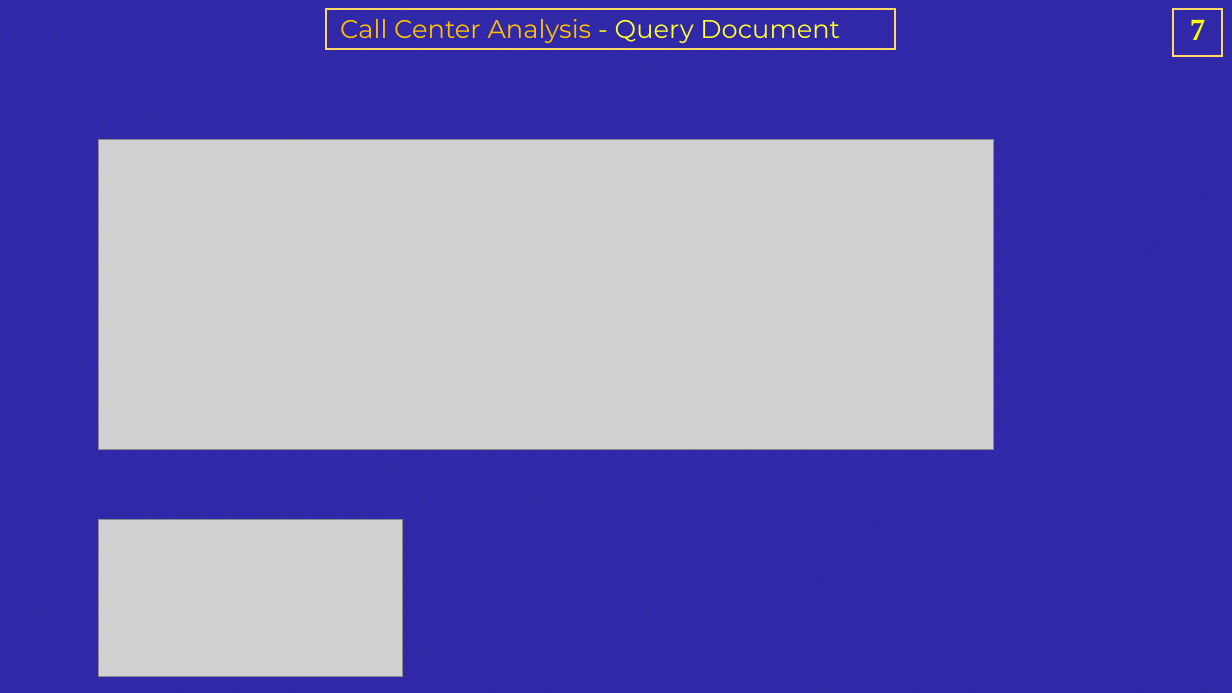
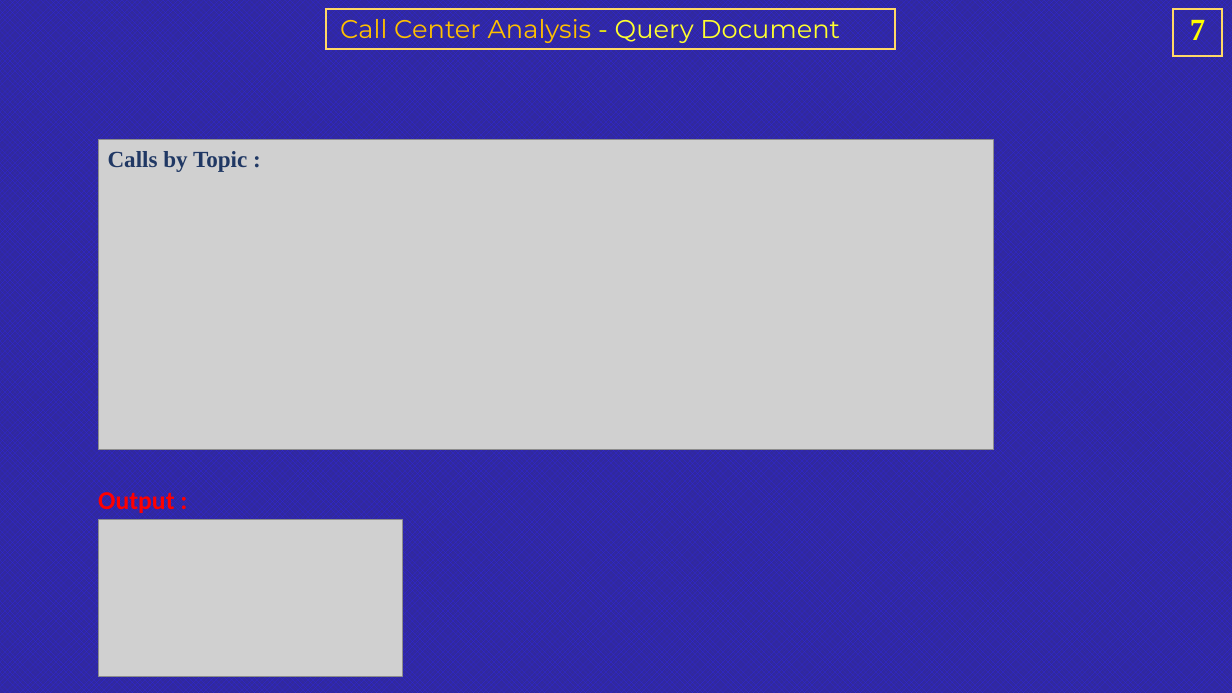
Before and after one commit to rashmi0007/call_center_dashboard, a slide deck: slide 7 of Query_doc_powerpoint.pptx. Drawn at 1232x693 pixels with LibreOffice and Linux fonts; fonts in the diff are those of the drawing; grey boxes stand for pictures. Boxes give left, top, right and bottom in pixels: in the first picture for what was removed or moved away, otherwise in the second. Text is boxed around its words. In the diff, an @@ line names an element or a change of style, - is before the commit and + after.

```diff
--- a/Query_doc_powerpoint.pptx
+++ b/Query_doc_powerpoint.pptx
@@ text added at bbox=[108, 151, 247, 172], 18 pt, text #203864, bold @@
+Calls by Topic :
@@ text added at bbox=[98, 488, 174, 515], 20 pt, text #FF0000, bold @@
+Output :
```
Also in this commit, not shown: 12 other slides changed, 1 other file.
